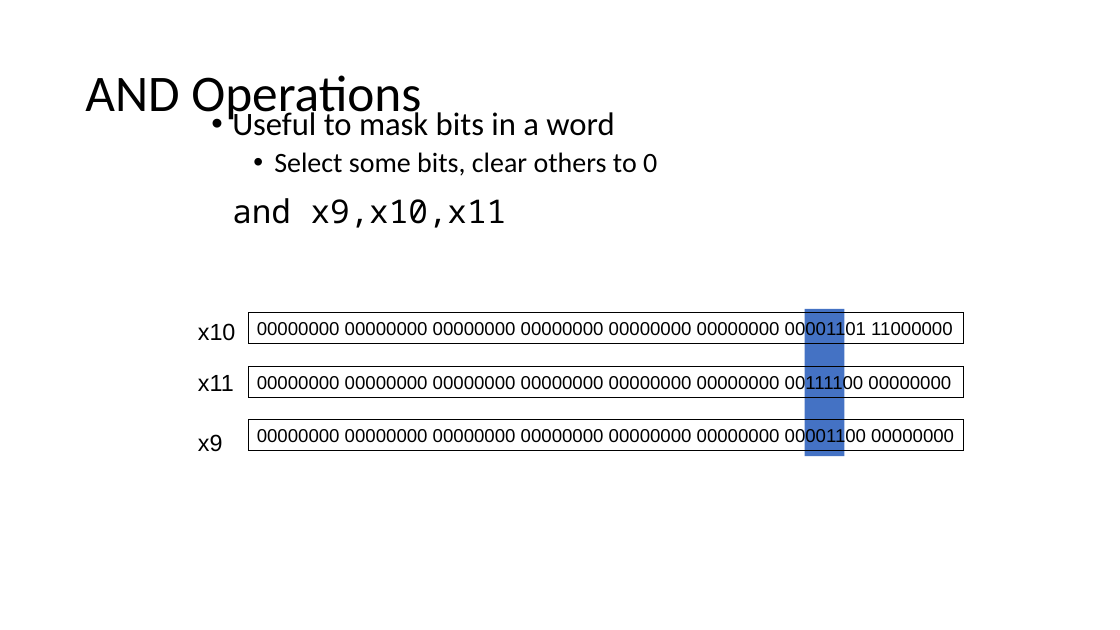
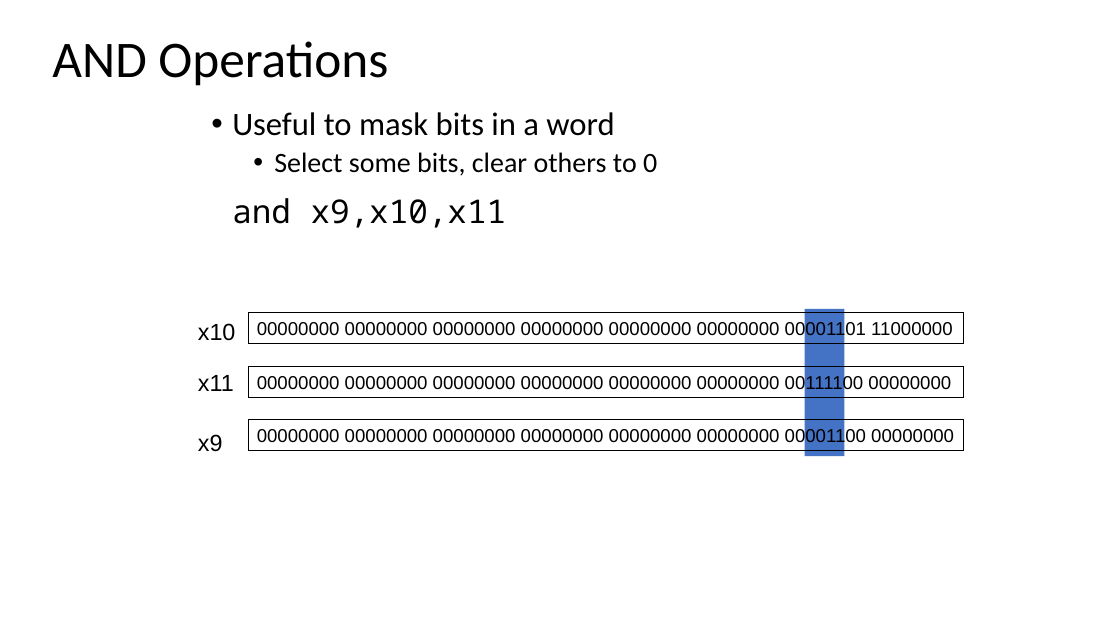
Before and after one commit to PG-DESD/CDAC_Sharing_Data, a slide deck: slide 50 of Microprocessor/TheoryLectures/RISC-V_Theory.pptx (slide 49 before the commit). Drawn at 1120x630 pixels with LibreOffice and Linux fonts; fonts in the diff are those of the drawing. Boxes give left, top, right and bottom in pixels: in the first picture for what was removed or moved away, otherwise in the second. Text is boxed around its words. In the diff, an @@ line names an element or a change of style, - is before the commit and + after.

```diff
--- a/Microprocessor/TheoryLectures/RISC-V_Theory.pptx
+++ b/Microprocessor/TheoryLectures/RISC-V_Theory.pptx
@@ title "AND Operations": place and size @@
-title "AND Operations" at box(85, 75, 421, 123)
+title "AND Operations" at box(52, 41, 388, 86)
```
Also in this commit, not shown: 17 other slides changed, 17 slides added, 1 slide removed.
